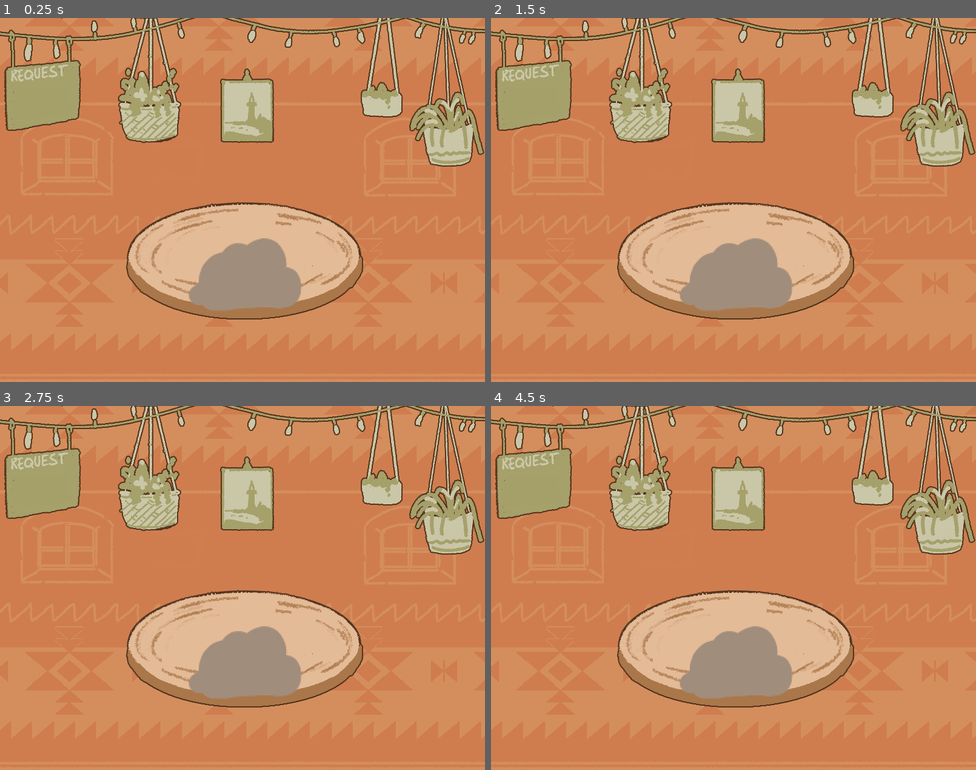
Above: before the commit, frames 1-4 (two rows, left to right).
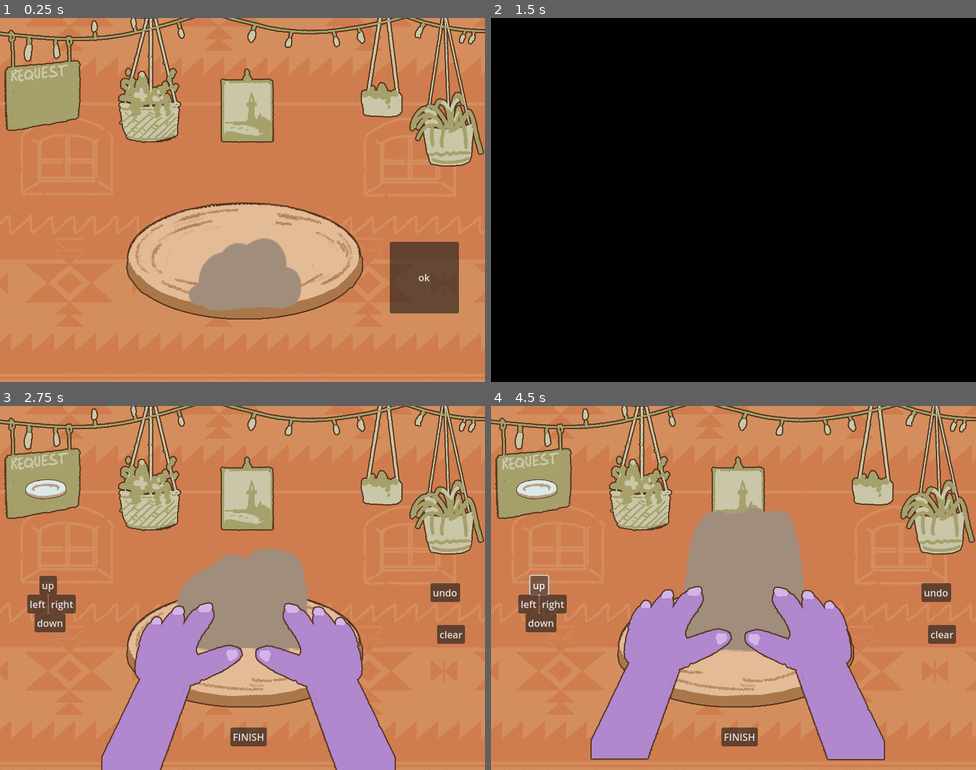
Above: after the commit, the same moments.

Repository: meryem0798/CLAYNIAC
Game: Godot game, scene res://scenes/final.tscn
The game is run twice, just before and just after one commit, with the same random seed, the same clock (stepped at 60 frames per second) and the same inputs. This scene is started directly instead of the project's main scene.
Inputs (mouse positions are in pixels of both pictures, inside the frame that each line leads up to):
- Up to frame 1 (0.25 s): no input
- Up to frame 2 (1.5 s): click (917, 276) at 0.5 s, where only the run after the commit has a clickable "ok"; click (917, 276) at 1.25 s, where only the run after the commit has a clickable "ok"
- Up to frame 3 (2.75 s): tap Enter (validate) at 2, 2.1 s; move the mouse to (349, 569) at 2.02 s; hold Right (ui_right) from 2.03 s (still down); click (349, 569) at 2.17 s
- Up to frame 4 (4.5 s): release Right (ui_right) at 2.75 s; click (937, 591) at 2.75 s, where only the run after the commit has a clickable "undo"; click (942, 635) at 3.5 s, where only the run after the commit has a clickable "clear"; click (539, 584) at 4.25 s, where only the run after the commit has a clickable "up"

The runs differ from the first frame. In frame 1, 2.8% of the frame differs, in the area x 80-95%, y 61-82%; in frame 2, 100%, in the area x 0-100%, y 0-100%; in frame 3, 21%; in frame 4, 24%.

Commit message:
fixed color picker issues + changed to keep the 2 colors per sprite limitation

Diff:
--- /dev/null
+++ b/scenes/final.gd
@@ -0,0 +1 @@
+extends Node2D
--- a/scenes/final.tscn
+++ b/scenes/final.tscn
@@ -31,3 +31,12 @@
 position = Vector2(402, 323)
 scale = Vector2(2, 2)
 texture = ExtResource("4_gh6hq")
+
+[node name="finishh" type="Button" parent="."]
+offset_left = 643.0
+offset_top = 369.0
+offset_right = 757.0
+offset_bottom = 487.0
+text = "ok"
+
+[connection signal="pressed" from="finishh" to="." method="_on_finishh_pressed"]
--- a/scenes/paint.gd
+++ b/scenes/paint.gd
@@ -1,14 +1,17 @@
 extends Node2D
 
 @onready var argilelol: Sprite2D = $argilelol
-@onready var color_picker: ColorPickerButton = $ColorPickerButton
+#@onready var color_picker: ColorPickerButton = $ColorPickerButton
 #@onready var area_2d: Area2D = $Area2D
 @onready var rqst_spr_3: Sprite2D = $rqst_spr3
 #@onready var area_2d: Area2D = $Area2D_Pot1
-var allowed_color : Color = Color("dce8e8")
+var allowed_colors : Array[Color] = [
+	Color("dce8e8"),
+	Color("d4d7d2")
+]
 var draw_image: Image
 var draw_texture: ImageTexture
-var brush_color: Color = Color.BLACK
+var brush_color: Color = Color("a59f6a")
 var brush_size: int = 3
 var last_mouse_pos: Vector2 = Vector2.ZERO
 
@@ -30,6 +33,12 @@
 	draw_texture = ImageTexture.create_from_image(draw_image)
 	argilelol.texture = draw_texture
 	#argilelol.self_modulate = Color.RED
+
+func is_color_allowed(pixel_color: Color) -> bool:
+	for allowed in allowed_colors:
+		if pixel_color.is_equal_approx(allowed):
+			return true
+	return false
 
 
 func _input(event: InputEvent) -> void:
@@ -62,7 +71,8 @@
 
 	var pixel_color = original_image.get_pixel(x, y)
 
-	return pixel_color.a > 0.1 and pixel_color.is_equal_approx(allowed_color)
+	# On vérifie l'alpha ET si la couleur est dans notre liste
+	return pixel_color.a > 0.1 and is_color_allowed(pixel_color)
 
 func get_local_mouse_pos_on_sprite() -> Vector2:
 	var rect = argilelol.get_rect()
@@ -81,7 +91,8 @@
 			if px >= 0 and px < draw_image.get_width() and py >= 0 and py < draw_image.get_height():
 				var original_pixel_color = original_image.get_pixel(px, py)
 
-				if original_pixel_color.is_equal_approx(allowed_color):
+				# Utilisation de notre fonction de vérification
+				if is_color_allowed(original_pixel_color):
 					if is_erasing:
 						draw_image.set_pixel(px, py, original_pixel_color)
 					else:
@@ -107,7 +118,7 @@
 
 func _on_brush_pressed() -> void:
 	is_erasing = false
-	argilelol.self_modulate = color_picker.color
+	#argilelol.self_modulate = color_picker.color
 	print("paint test")
 
 
@@ -126,3 +137,13 @@
 
 func _on_big_pressed() -> void:
 	brush_size = 5
+
+
+func _on_green_pressed() -> void:
+	brush_color = Color("54341d")
+	brush_size = 1.5
+
+
+func _on_orange_pressed() -> void:
+	brush_color = Color("cf7d4f")
+	brush_size = 3
--- a/scenes/paint.tscn
+++ b/scenes/paint.tscn
@@ -263,17 +263,25 @@
 text = "big
 "
 
-[node name="ColorPickerButton" type="ColorPickerButton" parent="."]
-offset_left = 97.0
-offset_top = 128.0
-offset_right = 166.0
-offset_bottom = 193.0
-
 [node name="rqst_spr3" type="Sprite2D" parent="."]
 texture_filter = 1
 position = Vector2(76, 137)
 scale = Vector2(0.5, 0.5)
 texture = ExtResource("11_xtu5c")
+
+[node name="green" type="Button" parent="."]
+offset_left = 163.0
+offset_top = 255.0
+offset_right = 224.0
+offset_bottom = 286.0
+text = "CARVE"
+
+[node name="orange" type="Button" parent="."]
+offset_left = 152.0
+offset_top = 306.0
+offset_right = 227.0
+offset_bottom = 337.0
+text = "PAINT"
 
 [connection signal="pressed" from="paintbutton" to="." method="_on_paintbutton_pressed"]
 [connection signal="gui_input" from="DrawWindow/DrawArea" to="." method="_on_draw_area_gui_input"]
@@ -283,4 +291,5 @@
 [connection signal="pressed" from="small" to="." method="_on_small_pressed"]
 [connection signal="pressed" from="medium" to="." method="_on_medium_pressed"]
 [connection signal="pressed" from="big" to="." method="_on_big_pressed"]
-[connection signal="color_changed" from="ColorPickerButton" to="." method="_on_color_picker_button_color_changed"]
+[connection signal="pressed" from="green" to="." method="_on_green_pressed"]
+[connection signal="pressed" from="orange" to="." method="_on_orange_pressed"]
--- a/scripts/final.gd
+++ b/scripts/final.gd
@@ -7,3 +7,10 @@
 		argilelol_2.texture = GameManager.argile_texture
 	else:
 		print("nn")
+
+
+
+
+
+func _on_finishh_pressed() -> void:
+	Transition.fade_to_scene("res://scenes/main.tscn")
Not shown, added: scenes/final.gd.uid
